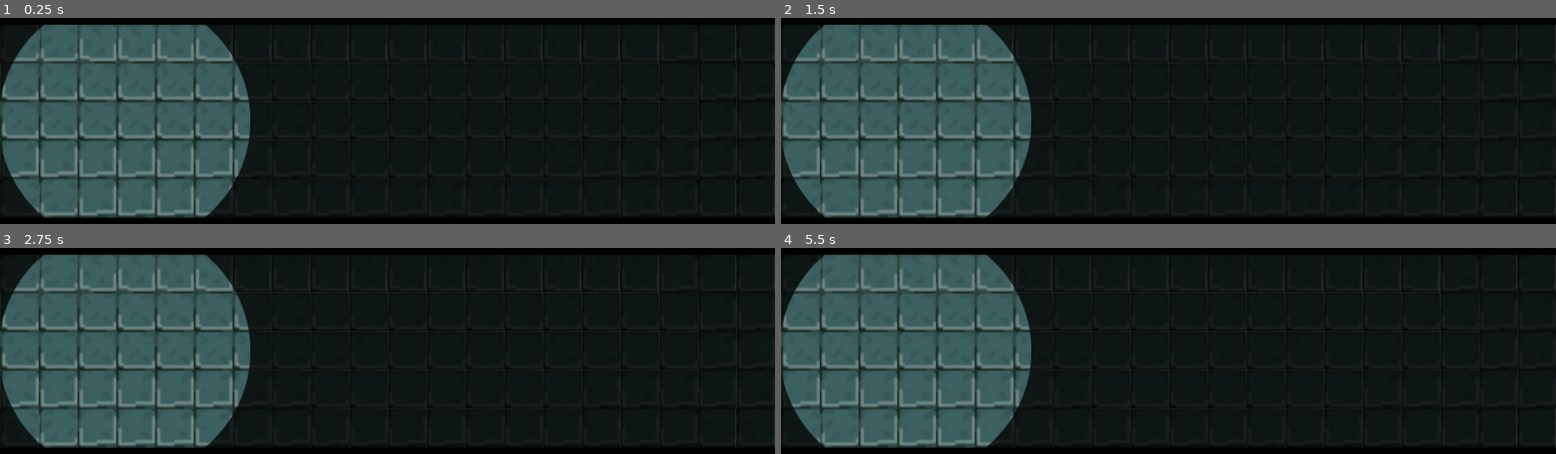
Above: before the commit, frames 1-4 (two rows, left to right).
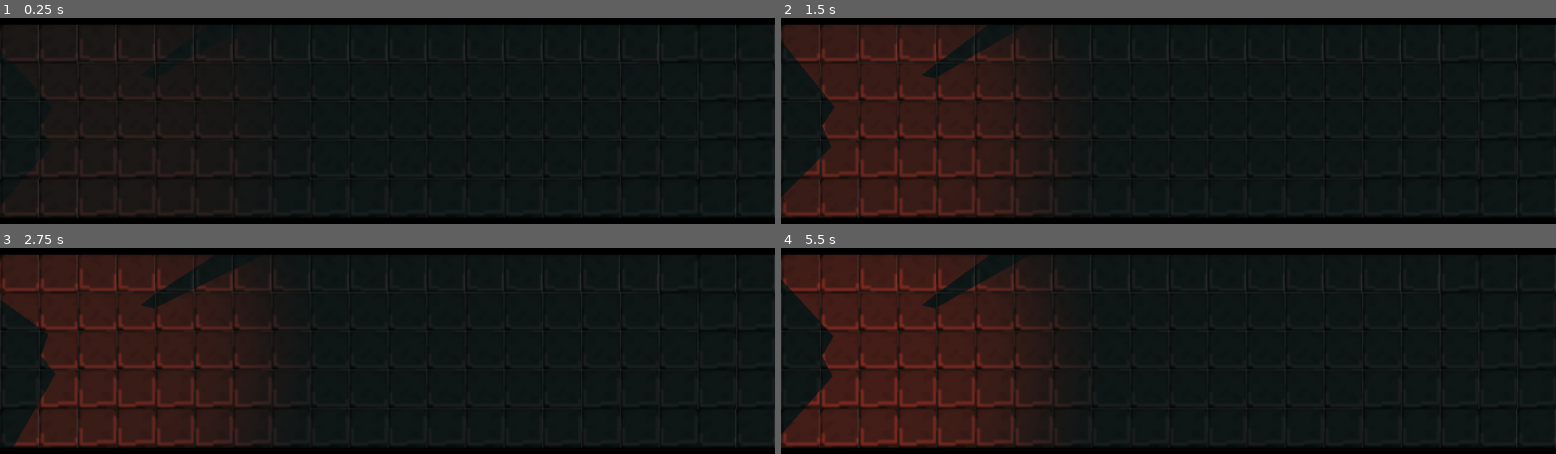
Above: after the commit, the same moments.

Repository: albielee/TastyGameJam
Game: Godot game, scene res://game.tscn
Same seed, same stepped clock (60 frames per second), same inputs: the game is played once before the commit and once after it.
Inputs (mouse positions are in pixels of both pictures, inside the frame that each line leads up to):
- Up to frame 1 (0.25 s): no input
- Up to frame 2 (1.5 s): tap Enter at 0.5 s; move the mouse to (1339, 90) at 0.52 s; tap Space at 1.25 s; move the mouse to (1013, 129) at 1.27 s
- Up to frame 3 (2.75 s): tap Enter at 2 s; move the mouse to (465, 252) at 2.02 s
- Up to frame 4 (5.5 s): tap Space at 2.75, 4.25 s; move the mouse to (1129, 421) at 2.77 s; tap Enter at 3.5 s; move the mouse to (1401, 400) at 3.52 s; move the mouse to (936, 278) at 4.27 s; move the mouse to (1207, 340) at 5.02 s

The runs differ from the first frame. In frame 1, 27% of the frame differs, in the area x 0-33%, y 3-98%; in frame 2, 28%; in frame 3, 28%; in frame 4, 29%, in the area x 0-37%, y 3-98%.

Commit message:
light flicker

Diff:
--- a/tastygamejam/game.tscn
+++ b/tastygamejam/game.tscn
@@ -1,7 +1,7 @@
-[gd_scene load_steps=7 format=4 uid="uid://dnyderq5mg87n"]
+[gd_scene load_steps=8 format=4 uid="uid://dnyderq5mg87n"]
 
 [ext_resource type="Texture2D" uid="uid://0vucvefrois" path="res://Assets/mainlevbuild.png" id="1_xmjuj"]
-[ext_resource type="PackedScene" uid="uid://cfl6gtffn03tj" path="res://light.tscn" id="2_qyupj"]
+[ext_resource type="PackedScene" uid="uid://bh2w2wp4hhhtx" path="res://player.tscn" id="3_2j4in"]
 
 [sub_resource type="OccluderPolygon2D" id="OccluderPolygon2D_7l6ho"]
 polygon = PackedVector2Array(-14.1421, 14.8492, -24, 18.0312, -24, 8.13173)
@@ -310,6 +310,9 @@
 occlusion_layer_0/sdf_collision = true
 sources/0 = SubResource("TileSetAtlasSource_sb7uw")
 
+[sub_resource type="OccluderPolygon2D" id="OccluderPolygon2D_dyxmv"]
+polygon = PackedVector2Array(174, 207, 191, 211, 192, 193)
+
 [node name="Game" type="Node2D"]
 
 [node name="Tiles" type="TileMapLayer" parent="."]
@@ -321,7 +324,8 @@
 
 [node name="UI_Layer" type="CanvasLayer" parent="."]
 
-[node name="PointLight2D" parent="." instance=ExtResource("2_qyupj")]
-position = Vector2(154, 269)
-scale = Vector2(0.5679, 0.5679)
-shadow_enabled = true
+[node name="Player" parent="." instance=ExtResource("3_2j4in")]
+position = Vector2(51, 270)
+
+[node name="LightOccluder2D" type="LightOccluder2D" parent="."]
+occluder = SubResource("OccluderPolygon2D_dyxmv")
--- a/tastygamejam/player.tscn
+++ b/tastygamejam/player.tscn
@@ -1,7 +1,11 @@
-[gd_scene load_steps=4 format=3 uid="uid://ymxpjsjrd8cd"]
+[gd_scene load_steps=8 format=3 uid="uid://bh2w2wp4hhhtx"]
+
+[ext_resource type="Texture2D" uid="uid://bsbv8wncu2ry0" path="res://Assets/light_basic.png" id="1_v4y45"]
 
 [sub_resource type="GDScript" id="GDScript_o338r"]
 script/source = "extends CharacterBody2D
+
+@onready var candlelight = $HeldCandle/CandleLight
 
 #export vars
 @export var SPEED = 300.0
@@ -10,10 +14,17 @@
 
 @export var MAX_CANDLE_DURATION : float = 1000
 @export var CANDLE_BURN_SPEED : float = 10;
+@export var stable_candle_brightness = 2;
+@export var candle_flicker_strength = 0.5;
+@export var candle_flicker_freq = 1;
+@export var candle_flicker_recovery = 0.02 ;
+@export var candle_stable_change = 0.02 ;
 
-#
+var current_candle_brightness = 0
 var candle_life : float = MAX_CANDLE_DURATION
 var candle_running_out = true
+var stability = 1
+var rng = RandomNumberGenerator.new()
 
 func _physics_process(delta: float) -> void:
 	handle_movement(delta)
@@ -26,8 +37,22 @@
 	if(candle_running_out and candle_life > 0):
 		candle_life -= delta*CANDLE_BURN_SPEED
 
+	if rng.randf() > stability:
+		current_candle_brightness = (candle_flicker_strength) * current_candle_brightness
+
+	if current_candle_brightness != stable_candle_brightness:
+		current_candle_brightness +=  (stable_candle_brightness - current_candle_brightness)*candle_flicker_recovery
+
+	#add some randomness
+	current_candle_brightness += randf_range(-candle_stable_change, candle_stable_change) * current_candle_brightness
+	stability += (1 - stability) *0.1
+	print(stability)
+
+	candlelight.energy = current_candle_brightness
+
 func handle_movement(delta: float) -> void:
 	var direction = Vector2.ZERO
+	var new_velocity = Vector2.ZERO
 
 	# Input for movement: Arrow keys or WASD
 	if Input.is_action_pressed(\"ui_right\"):
@@ -45,13 +70,14 @@
 
 	# Apply acceleration
 	if direction != Vector2.ZERO:
-		velocity = velocity.move_toward(direction * SPEED, ACCELERATION * delta)
+		new_velocity = velocity.move_toward(direction * SPEED, ACCELERATION * delta)
 	# Apply deceleration when there's no input
 	else:
-		velocity = velocity.move_toward(Vector2.ZERO, DECELERATION * delta)
+		new_velocity = velocity.move_toward(Vector2.ZERO, DECELERATION * delta)
 
-	# Move the player
-	velocity = direction * SPEED
+	if (new_velocity-velocity).length() > 25:
+		stability -= 0.02
+	velocity = new_velocity
 	move_and_slide()
 
 func handle_rotation() -> void:
@@ -83,8 +109,22 @@
 radius = 3.0
 height = 42.0
 
+[sub_resource type="Animation" id="Animation_65yrp"]
+resource_name = "candle_flicker"
+
+[sub_resource type="AnimationLibrary" id="AnimationLibrary_w60f4"]
+_data = {
+"candle_flicker": SubResource("Animation_65yrp")
+}
+
+[sub_resource type="OccluderPolygon2D" id="OccluderPolygon2D_mu1d4"]
+polygon = PackedVector2Array(15, -24, 0, 0, 12, 26, -7, 28, -23, 14, -28, 0, -22, -16, -7, -28)
+
 [node name="Player" type="CharacterBody2D"]
 script = SubResource("GDScript_o338r")
+ACCELERATION = 1500.0
+DECELERATION = 2000.0
+candle_flicker_strength = 0.2
 
 [node name="PlayerCollisionShape" type="CollisionShape2D" parent="."]
 shape = SubResource("CircleShape2D_qgfh1")
@@ -96,4 +136,19 @@
 rotation = 1.5708
 shape = SubResource("CapsuleShape2D_2dc5o")
 
+[node name="CandleLight" type="PointLight2D" parent="HeldCandle"]
+position = Vector2(36, 1)
+color = Color(0.721079, 0.187449, 0.345573, 1)
+energy = 1.7
+shadow_enabled = true
+texture = ExtResource("1_v4y45")
+
+[node name="AnimationPlayer" type="AnimationPlayer" parent="HeldCandle"]
+libraries = {
+"": SubResource("AnimationLibrary_w60f4")
+}
+
+[node name="LightOccluder2D" type="LightOccluder2D" parent="."]
+occluder = SubResource("OccluderPolygon2D_mu1d4")
+
 [connection signal="area_entered" from="HeldCandle" to="." method="_on_held_candle_area_entered"]
Binary file changed: tastygamejam/Assets/light_basic.png
Not shown: 1 places in tastygamejam/light.tscn that only renumber resources
